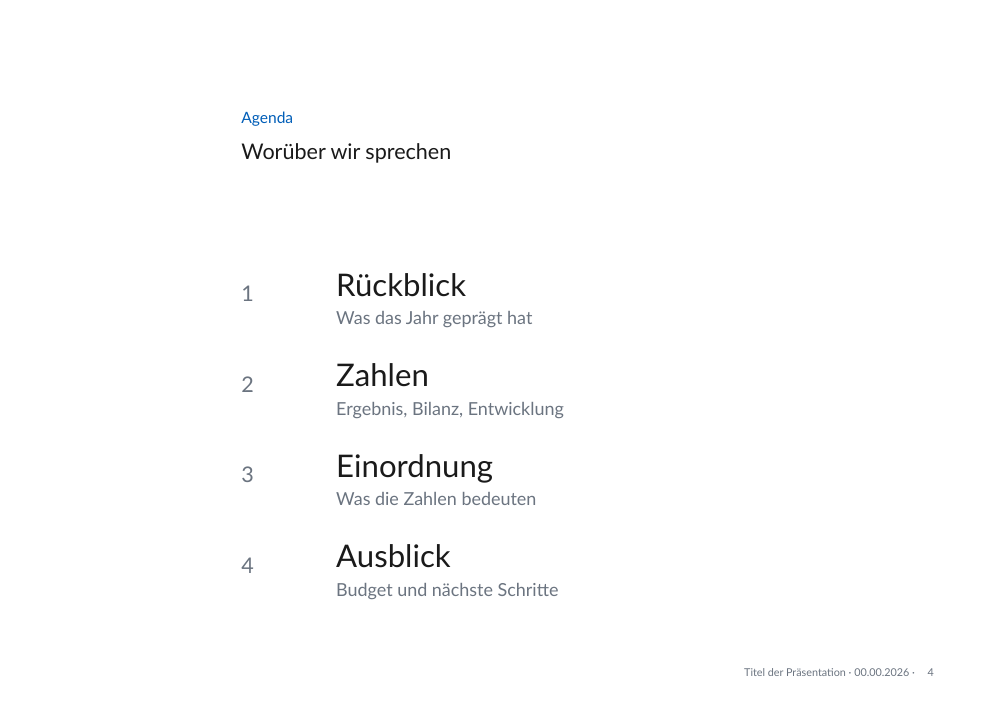
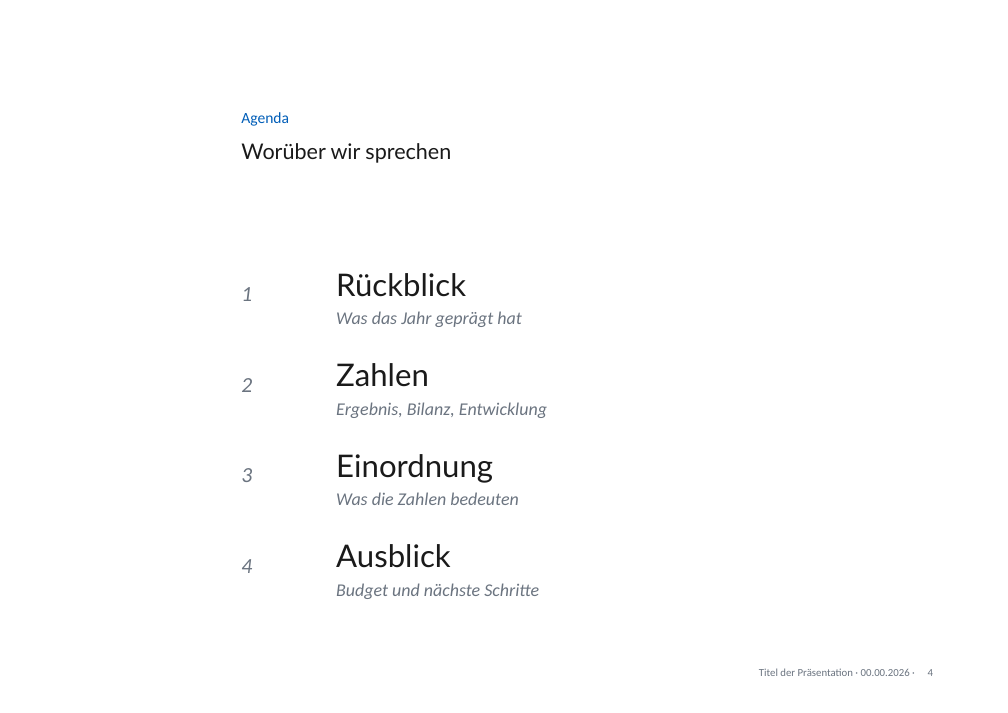
Before and after one commit to phtok/goeloggen, a slide deck: slide 4 of assets/templates/GoetheanumVorlageA4.pptx. Drawn at 1008x713 pixels with LibreOffice and Linux fonts; fonts in the diff are those of the drawing; background and template pictures are left out. Boxes give left, top, right and bottom in pixels: in the first picture for what was removed or moved away, otherwise in the second. Text is boxed around its words. In the diff, an @@ line names an element or a change of style, - is before the commit and + after.

```diff
--- a/assets/templates/GoetheanumVorlageA4.pptx
+++ b/assets/templates/GoetheanumVorlageA4.pptx
@@ text "Agenda" at box(241, 112, 289, 126): font Lato to Calibri @@
@@ text at box(336, 311, 521, 327): font Lato to Calibri, italic on in "Was das Jahr geprägt hat" @@
@@ text at box(336, 402, 547, 418): font Lato to Calibri, italic on in "Ergebnis, Bilanz, Entwicklung" @@
@@ text at box(336, 492, 518, 505): font Lato to Calibri, italic on in "Was die Zahlen bedeuten" @@
@@ font Lato to Calibri, italic on in 4 elements at box(241, 287, 252, 301), box(241, 378, 252, 392), box(241, 468, 252, 482), box(241, 559, 252, 573) @@
@@ text at box(336, 583, 539, 599): font Lato to Calibri, italic on in "Budget und nächste Schritte" @@
@@ text "Titel der Präsentation · 00.00.2026 ..." at box(759, 668, 910, 676): font Lato to Calibri @@
```
Also in this commit, not shown: 14 other slides changed, 17 other files.
